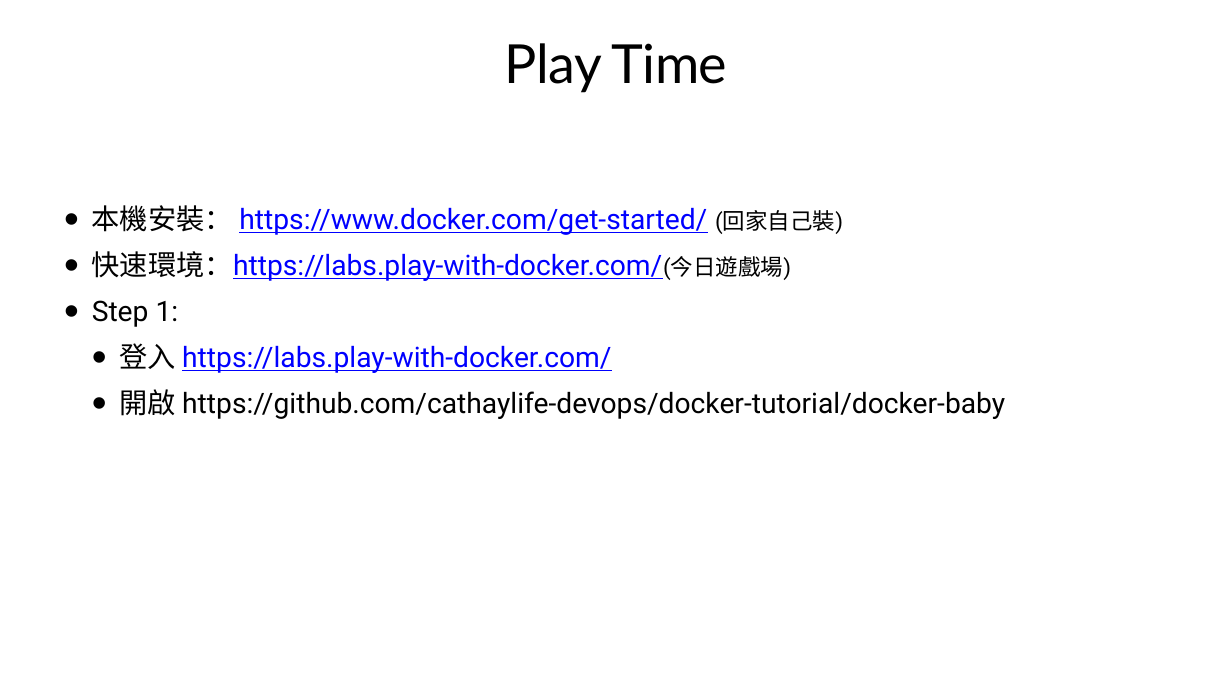
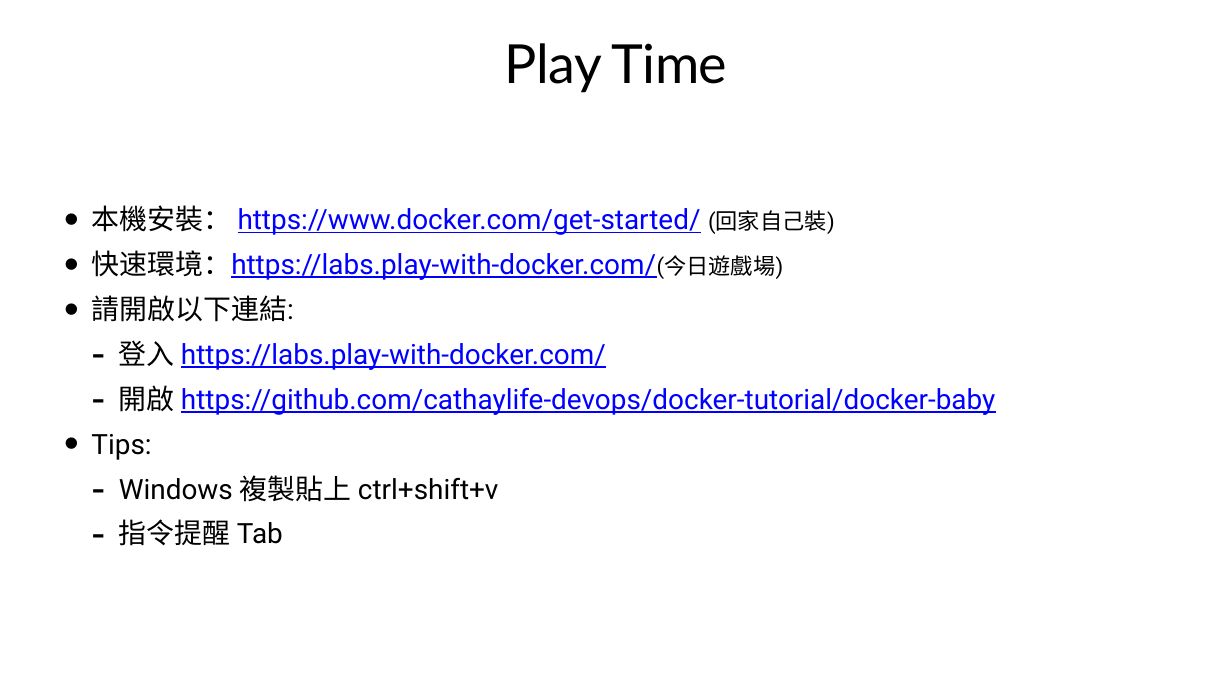
Before and after one commit to cathaylife-devops/docker-tutorial, a slide deck: slide 16 of docker-baby/docker-baby.pptx. Drawn at 1232x693 pixels with LibreOffice and Linux fonts; fonts in the diff are those of the drawing. Boxes give left, top, right and bottom in pixels: in the first picture for what was removed or moved away, otherwise in the second. Text is boxed around its words. In the diff, an @@ line names an element or a change of style, - is before the commit and + after.

```diff
--- a/docker-baby/docker-baby.pptx
+++ b/docker-baby/docker-baby.pptx
@@ text at (91, 205, 995, 415): size 44 to 43.6 pt in "本機安裝： https://www.docker.com/get-started/", "快速環境：https://labs.play-with-docker.com/(今日遊戲場)", "登入 https://labs.play-with-docker.com/", "開啟 https://github.com/cathaylife-devops/docker-tutorial/dock ..."; size 35 to 34.6 pt in "(回家自己裝)", "快速環境：https://labs.play-with-docker.com/(今日遊戲場)"; text colour #000000 to #0000FF, underline on in "https://github.com/cathaylife-devops/docker-tutorial/docker- ..."; indent changed; less space between paragraphs; bullet • to - @@
@@ text at (91, 295, 293, 322): text changed; size 44 to 43.6 pt @@
-• Step 1:
+• 請開啟以下連結:
@@ text at (91, 434, 498, 546): paragraphs added @@
+• Tips:
+  – Windows 複製貼上 ctrl+shift+v
+  – 指令提醒 Tab
```
Also in this commit, not shown: 10 other slides changed, 1 slide added, 3 other files.
